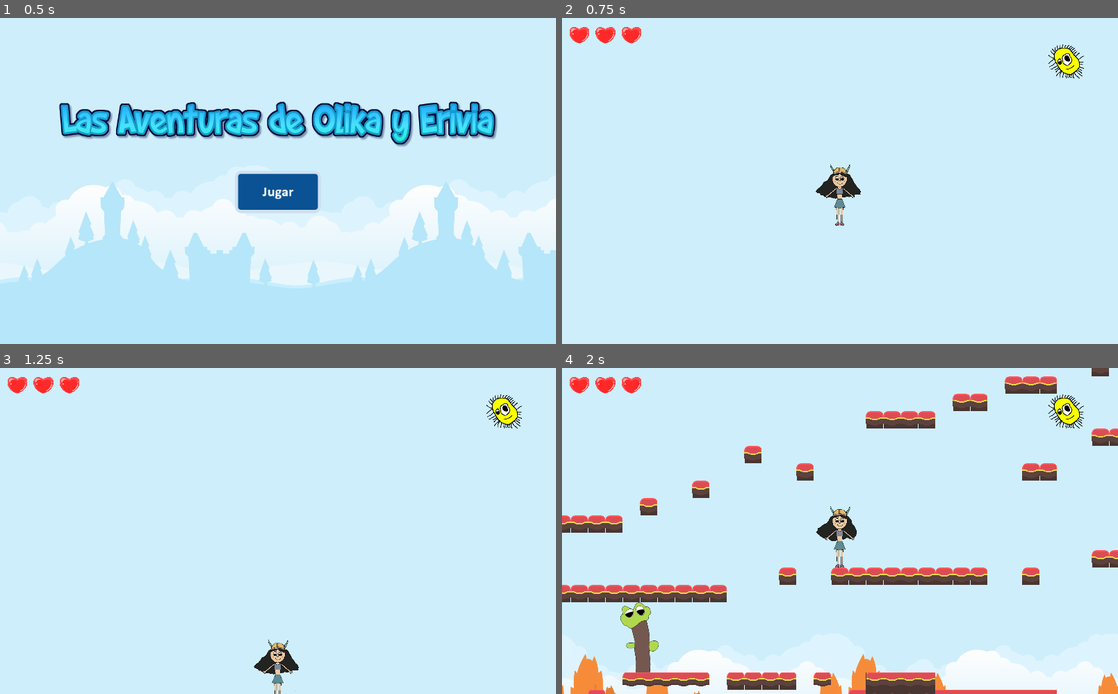
Above: before the commit, frames 1-4 (two rows, left to right).
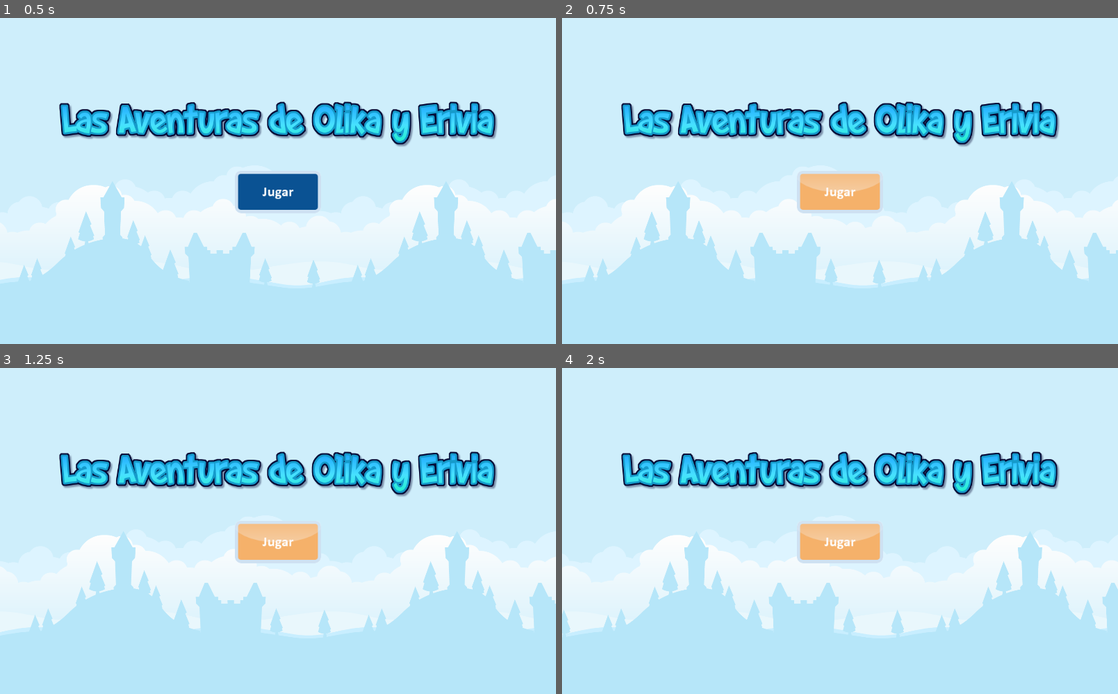
Above: after the commit, the same moments.

Repository: fvarrui/las-aventuras-de-olika-y-erivia
Game: Godot game, scene res://ui/main_menu.tscn
Two runs of this game, one before a commit and one after it. Both use one fixed random seed, a clock stepped at 60 frames per second and the inputs below.
Inputs (mouse positions are in pixels of both pictures, inside the frame that each line leads up to):
- Up to frame 1 (0.5 s): no input
- Up to frame 2 (0.75 s): click (840, 190) at 0.5 s
- Up to frame 3 (1.25 s): no input
- Up to frame 4 (2 s): click (840, 540) at 1.27 s

Frame 1 is identical in both runs. In frame 2, 20% of the frame differs, in the area x 0-100%, y 2-82%; in frame 3, 20%; in frame 4, 37%, in the area x 0-100%, y 0-100%.

Commit message:
A android on screen controls

Diff:
--- a/godot/Global.gd
+++ b/godot/Global.gd
@@ -8,3 +8,9 @@
 func _input(event):
 	if Input.is_action_just_pressed("ui_fullscreen"):
 		OS.window_fullscreen = !OS.window_fullscreen
+
+func _notification(what):
+	if what == MainLoop.NOTIFICATION_WM_QUIT_REQUEST:
+		get_tree().quit()
+	if what == MainLoop.NOTIFICATION_WM_GO_BACK_REQUEST:
+		Input.action_press("ui_cancel")
--- a/godot/levels/level1.tscn
+++ b/godot/levels/level1.tscn
@@ -9,6 +9,13 @@
 [ext_resource path="res://assets/background_fall.png" type="Texture" id=7]
 [ext_resource path="res://assets/sounds/wind.ogg" type="AudioStream" id=8]
 [ext_resource path="res://assets/tilesheet_complete.png" type="Texture" id=9]
+[ext_resource path="res://ui/screen_controls.tscn" type="PackedScene" id=10]
+
+[sub_resource type="ConvexPolygonShape2D" id=1]
+points = PoolVector2Array( 64, 64, 0, 64, 0, 0, 64, 0 )
+
+[sub_resource type="ConvexPolygonShape2D" id=2]
+points = PoolVector2Array( 64, 64, 0, 64, 0, 0, 64, 0 )
 
 [sub_resource type="ConvexPolygonShape2D" id=3]
 points = PoolVector2Array( 64, 64, 0, 64, 0, 0, 64, 0 )
@@ -17,66 +24,63 @@
 points = PoolVector2Array( 64, 64, 0, 64, 0, 0, 64, 0 )
 
 [sub_resource type="ConvexPolygonShape2D" id=5]
-points = PoolVector2Array( 64, 64, 0, 64, 0, 0, 64, 0 )
+points = PoolVector2Array( 0, 0, 64, 0, 64, 64, 0, 64 )
 
 [sub_resource type="ConvexPolygonShape2D" id=6]
-points = PoolVector2Array( 64, 64, 0, 64, 0, 0, 64, 0 )
+points = PoolVector2Array( 64, 64, 0, 64, 64, 0 )
 
 [sub_resource type="ConvexPolygonShape2D" id=7]
 points = PoolVector2Array( 0, 0, 64, 0, 64, 64, 0, 64 )
 
 [sub_resource type="ConvexPolygonShape2D" id=8]
-points = PoolVector2Array( 64, 64, 0, 64, 64, 0 )
+points = PoolVector2Array( 0, 0, 64, 64, 0, 64 )
 
 [sub_resource type="ConvexPolygonShape2D" id=9]
 points = PoolVector2Array( 0, 0, 64, 0, 64, 64, 0, 64 )
 
 [sub_resource type="ConvexPolygonShape2D" id=10]
-points = PoolVector2Array( 0, 0, 64, 64, 0, 64 )
+points = PoolVector2Array( 0, 64, 64, 0, 64, 64 )
 
 [sub_resource type="ConvexPolygonShape2D" id=11]
 points = PoolVector2Array( 0, 0, 64, 0, 64, 64, 0, 64 )
 
 [sub_resource type="ConvexPolygonShape2D" id=12]
-points = PoolVector2Array( 0, 64, 64, 0, 64, 64 )
+points = PoolVector2Array( 64, 64, 0, 64, 0, 0, 64, 0 )
 
 [sub_resource type="ConvexPolygonShape2D" id=13]
+points = PoolVector2Array( 0, 0, 64, 64, 0, 64 )
+
+[sub_resource type="ConvexPolygonShape2D" id=14]
+points = PoolVector2Array( 64, 64, 0, 64, 0, 0, 64, 0 )
+
+[sub_resource type="ConvexPolygonShape2D" id=15]
+points = PoolVector2Array( 64, 64, 0, 64, 0, 0, 64, 0 )
+
+[sub_resource type="ConvexPolygonShape2D" id=16]
 points = PoolVector2Array( 0, 0, 64, 0, 64, 64, 0, 64 )
 
-[sub_resource type="ConvexPolygonShape2D" id=14]
-points = PoolVector2Array( 64, 64, 0, 64, 0, 0, 64, 0 )
-
-[sub_resource type="ConvexPolygonShape2D" id=15]
-points = PoolVector2Array( 0, 0, 64, 64, 0, 64 )
-
-[sub_resource type="ConvexPolygonShape2D" id=16]
-points = PoolVector2Array( 64, 64, 0, 64, 0, 0, 64, 0 )
-
 [sub_resource type="ConvexPolygonShape2D" id=17]
-points = PoolVector2Array( 64, 64, 0, 64, 0, 0, 64, 0 )
+points = PoolVector2Array( 0, 0, 64, 0, 64, 64 )
 
 [sub_resource type="ConvexPolygonShape2D" id=18]
 points = PoolVector2Array( 0, 0, 64, 0, 64, 64, 0, 64 )
 
 [sub_resource type="ConvexPolygonShape2D" id=19]
-points = PoolVector2Array( 0, 0, 64, 0, 64, 64 )
+points = PoolVector2Array( 0, 0, 64, 0, 64, 64, 0, 64 )
 
 [sub_resource type="ConvexPolygonShape2D" id=20]
-points = PoolVector2Array( 0, 0, 64, 0, 64, 64, 0, 64 )
+points = PoolVector2Array( 64, 64, 0, 64, 0, 0, 64, 0 )
 
 [sub_resource type="ConvexPolygonShape2D" id=21]
-points = PoolVector2Array( 0, 0, 64, 0, 64, 64, 0, 64 )
+points = PoolVector2Array( 64, 64, 0, 64, 0, 0, 64, 0 )
 
 [sub_resource type="ConvexPolygonShape2D" id=22]
-points = PoolVector2Array( 64, 64, 0, 64, 0, 0, 64, 0 )
+points = PoolVector2Array( 0, 0, 64, 0, 0, 64 )
 
 [sub_resource type="ConvexPolygonShape2D" id=23]
 points = PoolVector2Array( 64, 64, 0, 64, 0, 0, 64, 0 )
 
 [sub_resource type="ConvexPolygonShape2D" id=24]
-points = PoolVector2Array( 0, 0, 64, 0, 0, 64 )
-
-[sub_resource type="ConvexPolygonShape2D" id=1]
 points = PoolVector2Array( 64, 64, 0, 64, 0, 0, 64, 0 )
 
 [sub_resource type="ConvexPolygonShape2D" id=25]
@@ -88,10 +92,7 @@
 [sub_resource type="ConvexPolygonShape2D" id=27]
 points = PoolVector2Array( 64, 64, 0, 64, 0, 0, 64, 0 )
 
-[sub_resource type="ConvexPolygonShape2D" id=28]
-points = PoolVector2Array( 64, 64, 0, 64, 0, 0, 64, 0 )
-
-[sub_resource type="TileSet" id=2]
+[sub_resource type="TileSet" id=28]
 1/name = "tilesheet_complete.png 1"
 1/texture = ExtResource( 9 )
 1/tex_offset = Vector2( 0, 0 )
@@ -725,25 +726,29 @@
 position = Vector2( 992, 256 )
 
 [node name="map" type="TileMap" parent="."]
-tile_set = SubResource( 2 )
+tile_set = SubResource( 28 )
 format = 1
 tile_data = PoolIntArray( -1572779, 11, 0, -1572778, 11, 0, -1507243, 11, 0, -1376166, 11, 0, -1310633, 11, 0, -1114021 …(5759 unchanged characters)…
 __meta__ = {
 "_edit_lock_": true
 }
 
-[node name="ui" type="CanvasLayer" parent="."]
-
-[node name="heart1" parent="ui" instance=ExtResource( 5 )]
+[node name="hud" type="CanvasLayer" parent="."]
+
+[node name="lives" type="Node" parent="hud"]
+
+[node name="heart1" parent="hud/lives" instance=ExtResource( 5 )]
 position = Vector2( 32, 32 )
 
-[node name="heart2" parent="ui" instance=ExtResource( 5 )]
+[node name="heart2" parent="hud/lives" instance=ExtResource( 5 )]
 position = Vector2( 80, 32 )
 limit = 2
 
-[node name="heart3" parent="ui" instance=ExtResource( 5 )]
+[node name="heart3" parent="hud/lives" instance=ExtResource( 5 )]
 position = Vector2( 128, 32 )
 limit = 3
+
+[node name="screen_controls" parent="hud" instance=ExtResource( 10 )]
 
 [node name="restart_timer" type="Timer" parent="."]
 one_shot = true
--- a/godot/player/nira.gd
+++ b/godot/player/nira.gd
@@ -47,7 +47,7 @@
 			$sounds/steps.stop()
 			motion.x = 0
 
-	print(is_on_floor())
+	# print(is_on_floor())
 
 	move_and_slide(motion, UP)
 
--- a/godot/project.godot
+++ b/godot/project.godot
@@ -18,6 +18,8 @@
 config/name="Las Aventuras de Olika y Erivia"
 run/main_scene="res://ui/main_menu.tscn"
 config/icon="res://icon.png"
+config/auto_accept_quit=false
+config/quit_on_go_back=false
 
 [autoload]
 
--- /dev/null
+++ b/godot/ui/screen_controls.gd
@@ -0,0 +1,6 @@
+extends Node2D
+
+# Called when the node enters the scene tree for the first time.
+func _ready():
+	set_visible(OS.has_touchscreen_ui_hint())
+	print(OS.has_touchscreen_ui_hint())
--- /dev/null
+++ b/godot/ui/screen_controls.tscn
@@ -0,0 +1,27 @@
+[gd_scene load_steps=3 format=2]
+
+[ext_resource path="res://assets/arrow.png" type="Texture" id=1]
+[ext_resource path="res://ui/screen_controls.gd" type="Script" id=2]
+
+[node name="screen_controls" type="Node2D"]
+script = ExtResource( 2 )
+
+[node name="right_button" type="TouchScreenButton" parent="."]
+position = Vector2( 104, 496 )
+scale = Vector2( 0.609375, 0.609375 )
+normal = ExtResource( 1 )
+action = "ui_right"
+
+[node name="left_button" type="TouchScreenButton" parent="."]
+position = Vector2( 110, 574 )
+rotation = -3.14159
+scale = Vector2( 0.609375, 0.609375 )
+normal = ExtResource( 1 )
+action = "ui_left"
+
+[node name="jump_button" type="TouchScreenButton" parent="."]
+position = Vector2( 912, 574 )
+rotation = -1.5708
+scale = Vector2( 0.609375, 0.609375 )
+normal = ExtResource( 1 )
+action = "ui_accept"
Not shown, changed: godot/export_presets.cfg
Not shown: 28 places in godot/levels/level1.tscn that only renumber resources
Not shown, added: art/originals/circle.jpg
Not shown, added: art/originals/shapes.jpg
Not shown, added: art/originals/triangle.jpg
Not shown, added: art/piskel/circle.piskel
Not shown, added: art/piskel/triangle.piskel
